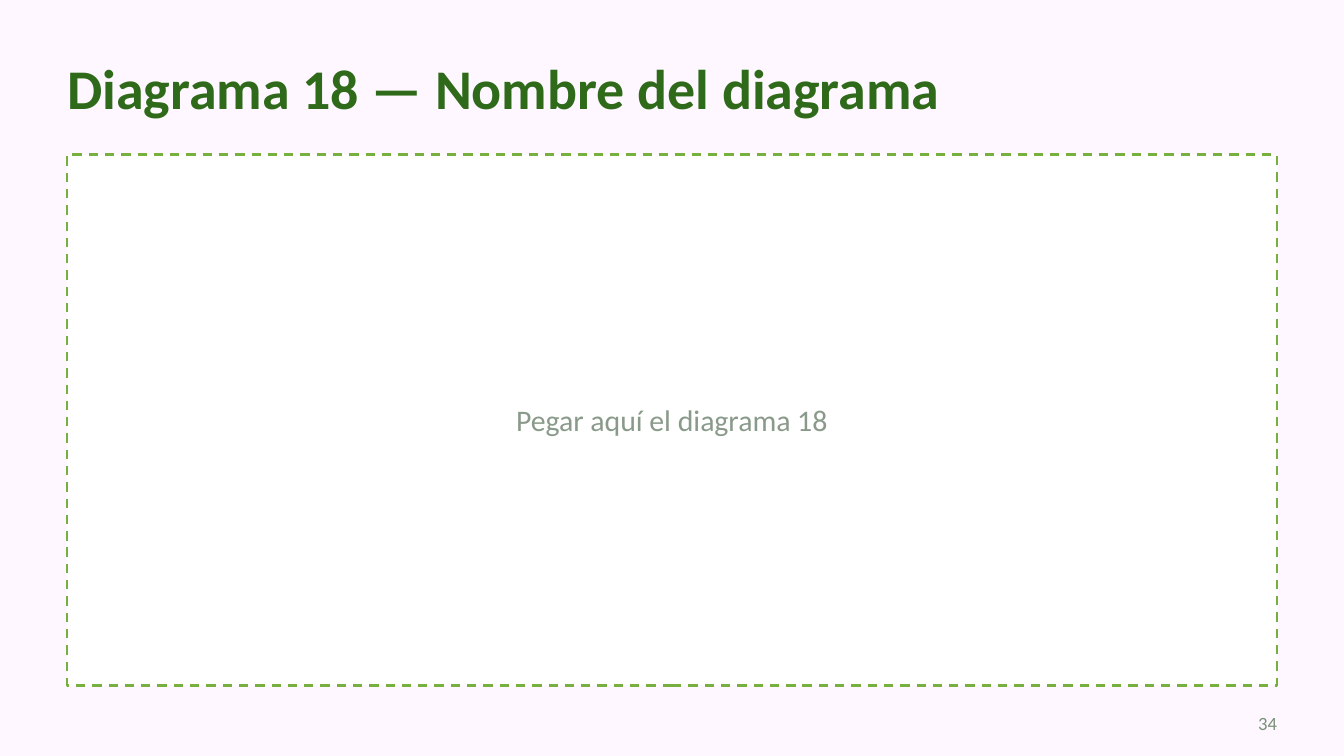
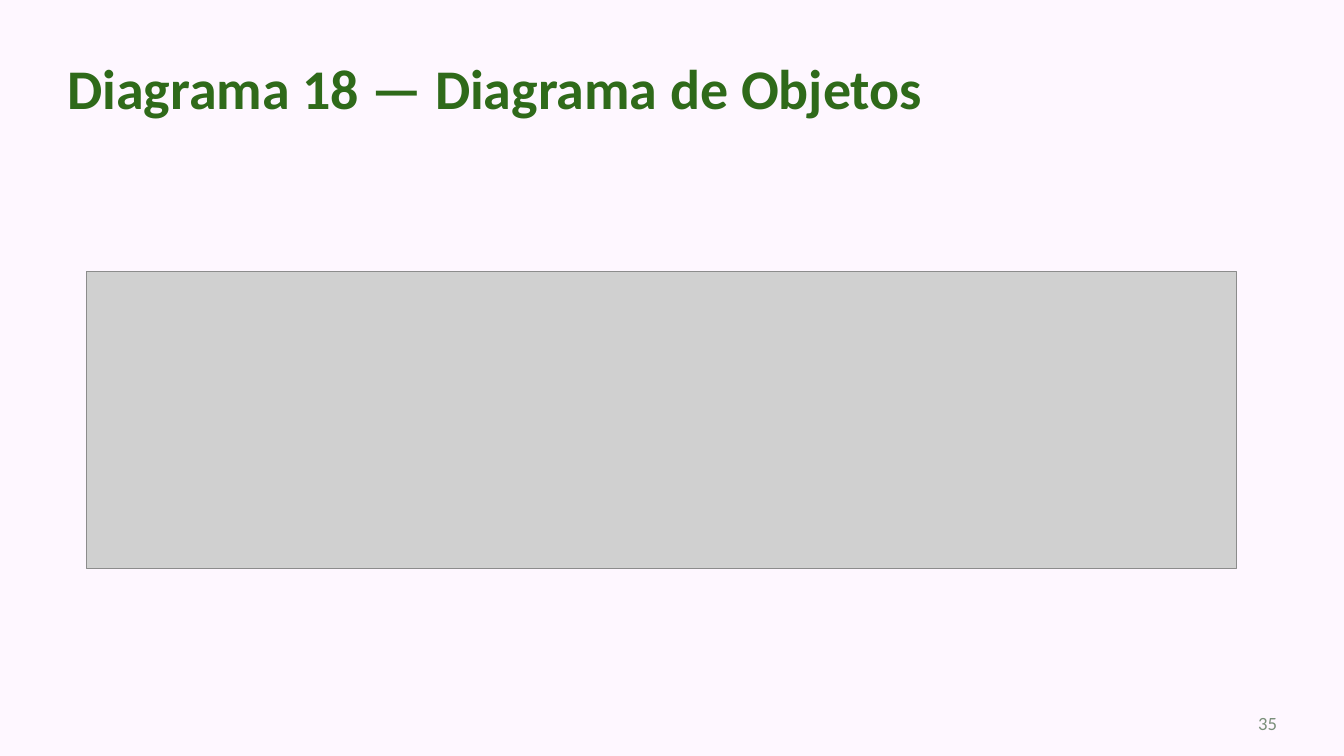
Before and after one commit to Zylohw/Leaf-Counter, a slide deck: slide 35 of docs/Presentacion/Leaf_Presentacion_v1.pptx (slide 34 before the commit). Drawn at 1344x756 pixels with LibreOffice and Linux fonts; fonts in the diff are those of the drawing; grey boxes stand for pictures. Boxes give left, top, right and bottom in pixels: in the first picture for what was removed or moved away, otherwise in the second. Text is boxed around its words. In the diff, an @@ line names an element or a change of style, - is before the commit and + after.

```diff
--- a/docs/Presentacion/Leaf_Presentacion_v1.pptx
+++ b/docs/Presentacion/Leaf_Presentacion_v1.pptx
@@ title at (67, 69, 922, 119): text changed @@
-Diagrama 18 — Nombre del diagrama
+Diagrama 18 — Diagrama de Objetos
@@ rectangle removed at (67, 155, 1277, 685) @@
@@ picture added at (86, 271, 1236, 569) @@
@@ text removed at (516, 410, 827, 436) @@
-Pegar aquí el diagrama 18
@@ page number at (1258, 718, 1277, 730): text changed @@
-34
+35
```
Also in this commit, not shown: 28 other slides changed, 2 slides added, 5 slides removed, 1 other file.
